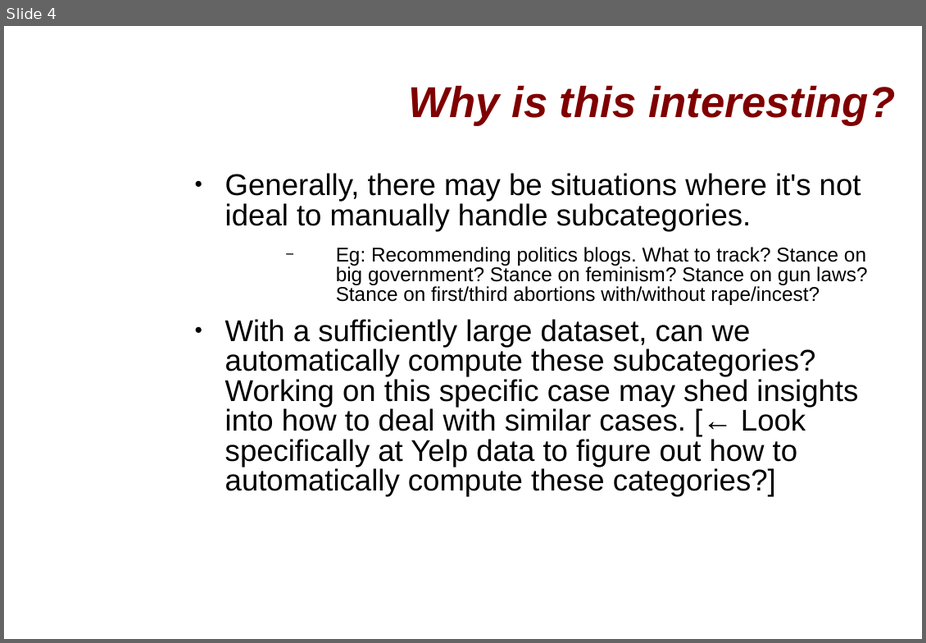
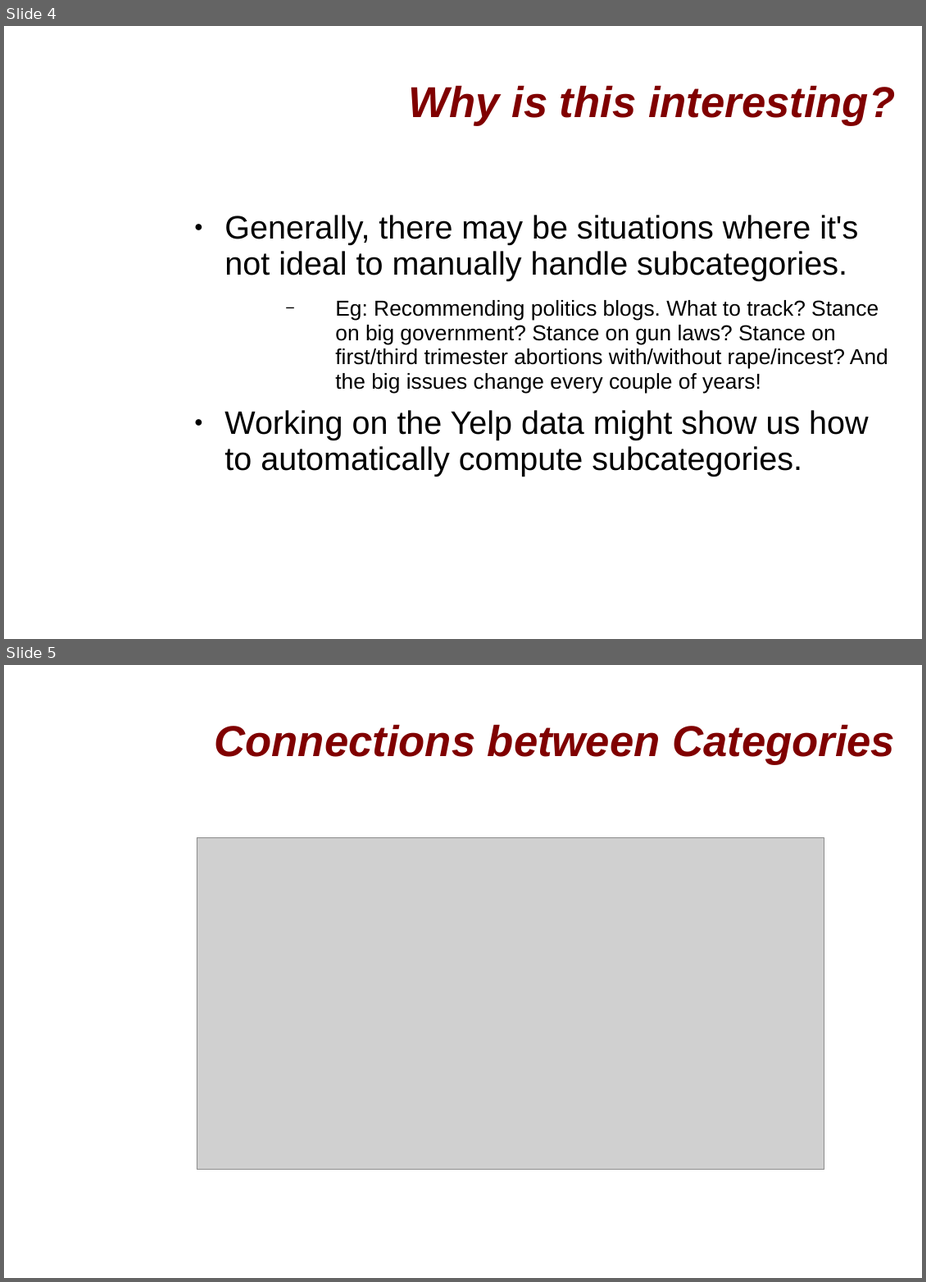
Before and after one commit to chylu/cs123-yelp-project, a slide deck: proposal_presentation.ppt. Shown one above the other, each under a label of ours: slide 4 before the commit, slides 4 and 5 after it. The pictures are 926x643 and 926x1282 pixels, drawn with LibreOffice and Linux fonts; fonts in the diff are those of the drawing; grey boxes stand for pictures; background and template pictures are left out. Boxes give left, top, right and bottom in pixels: in the first picture for what was removed or moved away, otherwise in the second. Text is boxed around its words. In the diff, an @@ line names an element or a change of style, - is before the commit and + after.

```diff
--- a/proposal_presentation.ppt
+++ b/proposal_presentation.ppt
@@ slide 5 added at [4,665,922,1278], background picture (left out) @@
@@ text added at [215,724,895,765], 36 pt, text #800000, bold, italic @@
+Connections between Categories
@@ picture added at [198,838,825,1168] @@
@@ slide 4 changed as well @@
@@ text "Generally, there may be situations ...": place and size @@
-text "Generally, there may be situations ..." at [225,173,867,496]
+text "Generally, there may be situations ..." at [225,215,889,476]
@@ text at [225,215,858,281]: size 25 to 27 pt in "Generally, there may be situations where it's ..."; line spacing 0.83 to 0.93 @@
@@ text at [225,300,889,476]: text changed; size 25 to 18 pt @@
-  − Eg: Recommending politics blogs. What to track? Stance on big government? Stance on feminism? Stance on gun laws? Stance on first/third abortions with/without rape/incest?
-● With a sufficiently large dataset, can we automatically compute these subcategories? Working on this specific case may shed insights into how to deal with similar cases. [← Look specifically at Yelp data to figure out how to automatically compute these categories?]
+  − Eg: Recommending politics blogs. What to track? Stance on big government? Stance on gun laws? Stance on first/third trimester abortions with/without rape/incest? And the big issues change every couple of years!
+● Working on the Yelp data might show us how to automatically compute subcategories.
```
Also in this commit, not shown: 6 other slides changed, 1 slide removed.
